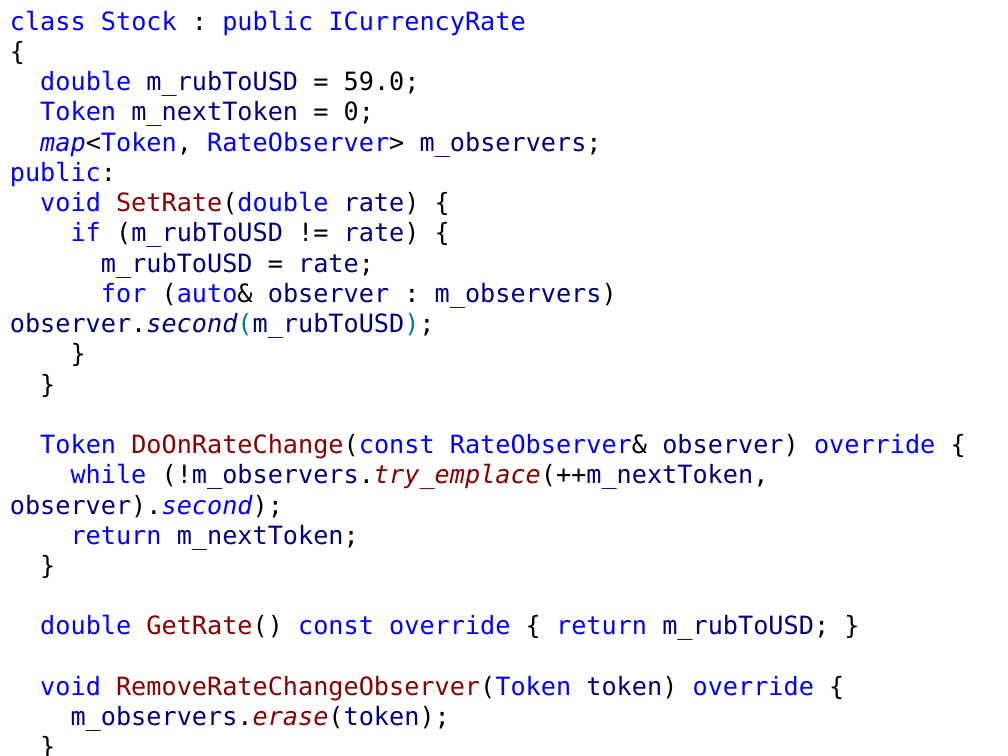
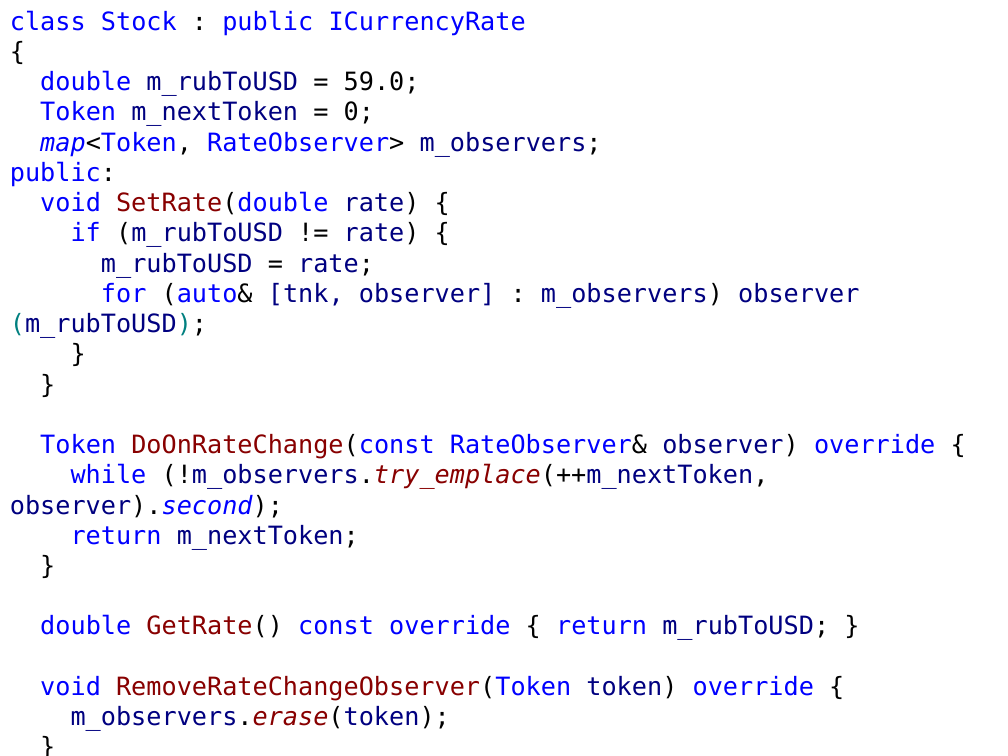
Before and after one commit to alexey-malov/ood, a slide deck: slide 43 of lectures/02.observer/observer.pptx (slide 41 before the commit). Drawn at 1008x756 pixels with LibreOffice and Linux fonts; fonts in the diff are those of the drawing. Boxes give left, top, right and bottom in pixels: in the first picture for what was removed or moved away, otherwise in the second. Text is boxed around its words. In the diff, an @@ line names an element or a change of style, - is before the commit and + after.

```diff
--- a/lectures/02.observer/observer.pptx
+++ b/lectures/02.observer/observer.pptx
@@ text at bbox=[10, 283, 859, 338]: text changed @@
-for (auto& observer : m_observers) observer.second(m_rubToUSD);
+for (auto& [tnk, observer] : m_observers) observer (m_rubToUSD);
```
Also in this commit, not shown: 1 other slide changed, 6 slides added, 4 other files.
